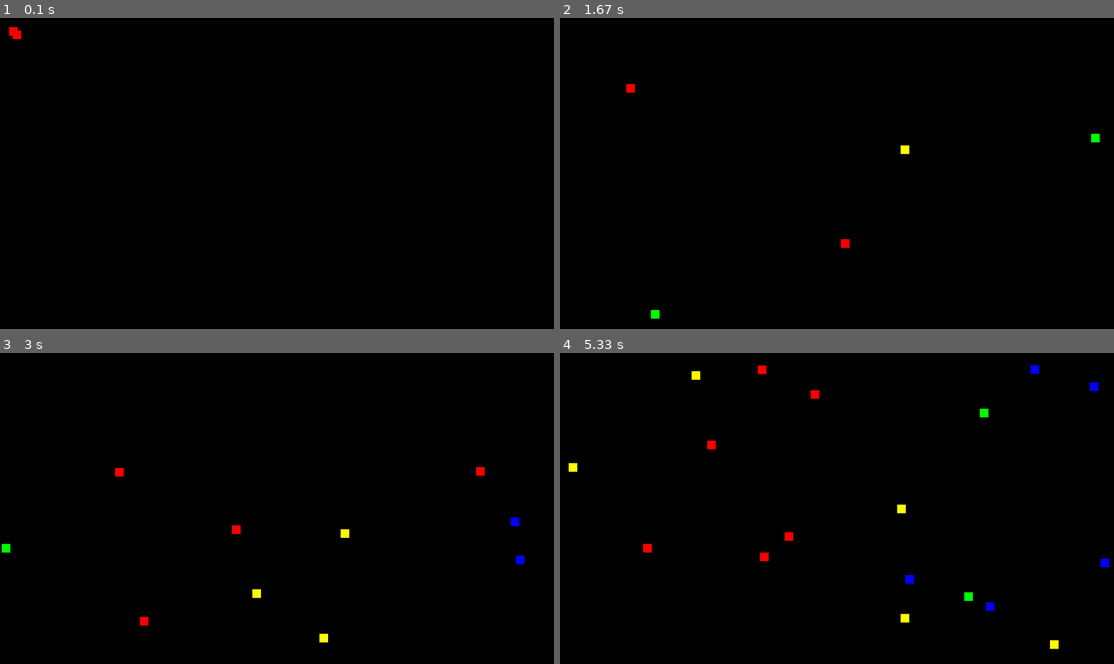
Above: before the commit, frames 1-4 (two rows, left to right).
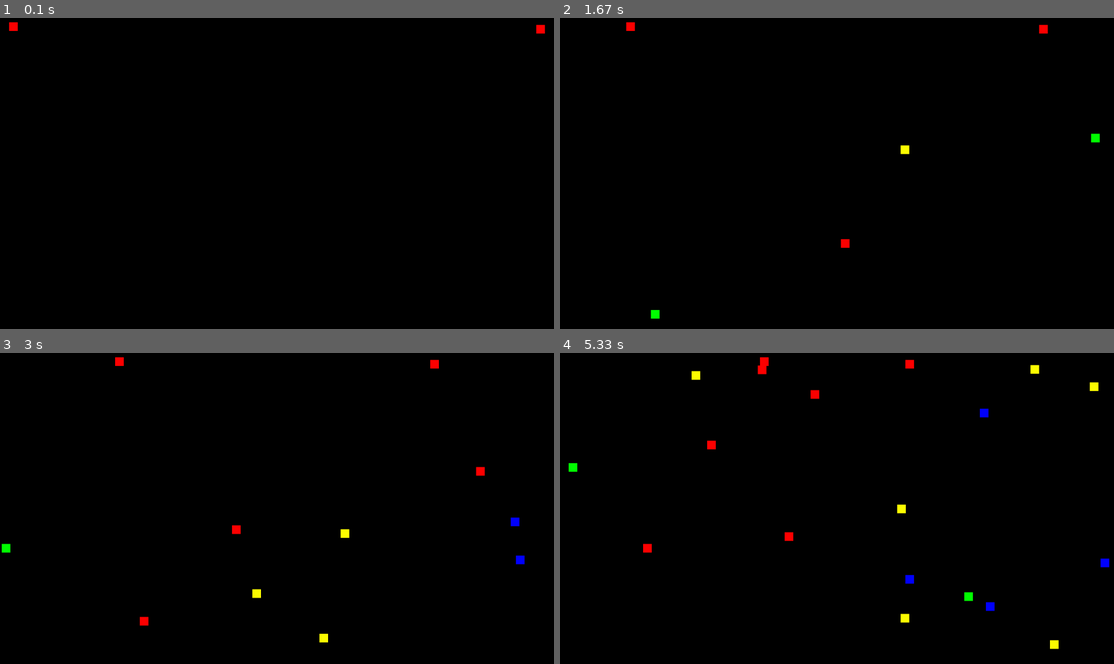
Above: after the commit, the same moments.

Repository: Domroon/pygame-experiments
Game: pygame game, started from myExperiments/experiments.py
Same seed, same stepped clock (60 frames per second), same inputs: the game is played once before the commit and once after it.
Inputs:
- Up to frame 1 (0.1 s): no input
- Up to frame 2 (1.67 s): tap Space at 0.33, 0.73, 1.03, 1.23, 1.57 s
- Up to frame 3 (3 s): tap Space at 1.87, 2.07, 2.37, 2.63, 2.97 s
- Up to frame 4 (5.33 s): tap Space at 3.27, 3.4, 3.8, 4.1, 4.47, 4.87, 5.17 s

The runs differ from the first frame. In frame 1, 0.1% of the frame differs, in the area x 1-99%, y 1-7%; in frame 2, 0.1%; in frame 3, 0.1%; in frame 4, 0.3%, in the area x 1-98%, y 1-67%.

Commit message:
this fixes #4

Diff:
--- a/myExperiments/experiments.py
+++ b/myExperiments/experiments.py
@@ -61,10 +61,10 @@
                              self.bottom_right_corner['y'],
                              self.bottom_left_corner['y']]
 
-    def other_rect_hit(self, other_rectangle, color_list):
+    def other_rect_hit(self, other_rectangle):
         for corner in range(0, len(other_rectangle.all_x_corner)):
-            if self.top_left_corner['x'] <= other_rectangle.all_x_corner[corner] <= self.top_right_corner['x']\
-                    and self.bottom_left_corner['y'] >= other_rectangle.all_y_corner[corner] >= self.top_left_corner['y']:
+            if other_rectangle.all_x_corner[corner] >= self.top_left_corner['x'] and other_rectangle.all_y_corner[corner] >= self.top_left_corner['y']\
+                    and other_rectangle.all_y_corner[corner] <= self.bottom_right_corner['y']  and other_rectangle.all_x_corner[corner] <= self.bottom_right_corner['x']:
                 return True
             else:
                 return False
@@ -137,12 +137,12 @@
     topScreenBorder = 0
     bottomScreenBorder = screenHeight - rectHeight
 
-    test_Rect_1 = Rectangle(40, 40, rectWidth, rectHeight, red, -1, -1)
-    test_Rect_2 = Rectangle(10, 10, rectWidth, rectHeight, red, 1, 1)
+    test_Rect_1 = Rectangle(10, 10, rectWidth, rectHeight, red, 1, 0)
+    test_Rect_2 = Rectangle(1250, 16, rectWidth, rectHeight, red, -1, 0)
 
     run = True
     while run:
-        clock.tick(240)  # fps = 27
+        clock.tick(250)  # fps = 27
 
         for event in pygame.event.get():
             if event.type == pygame.QUIT:
@@ -165,10 +165,14 @@
                 rectangle.x_velocity *= -1
                 rectangle.change_color(color_list)
 
+            for i in range(0, len(rectangles)):
+                if rectangle.other_rect_hit(rectangles[i]) and rectangles[i] != rectangle:
+                    rectangle.change_color(color_list)
+
         test_Rect_1.move()
         test_Rect_2.move()
 
-        if test_Rect_1.other_rect_hit(test_Rect_2, color_list):
+        if test_Rect_1.other_rect_hit(test_Rect_2):
             test_Rect_1.change_color(color_list)
             test_Rect_2.change_color(color_list)
 
